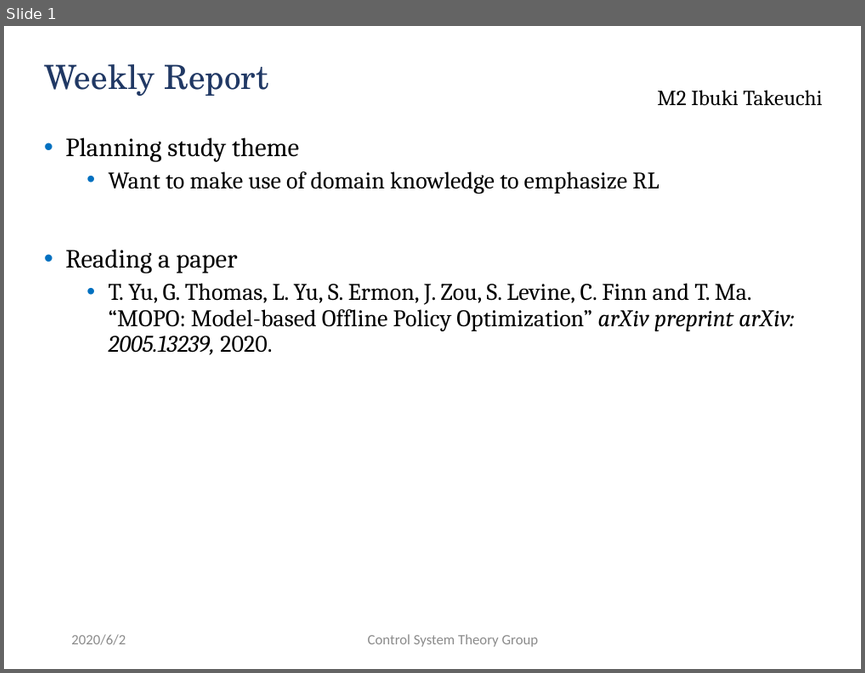
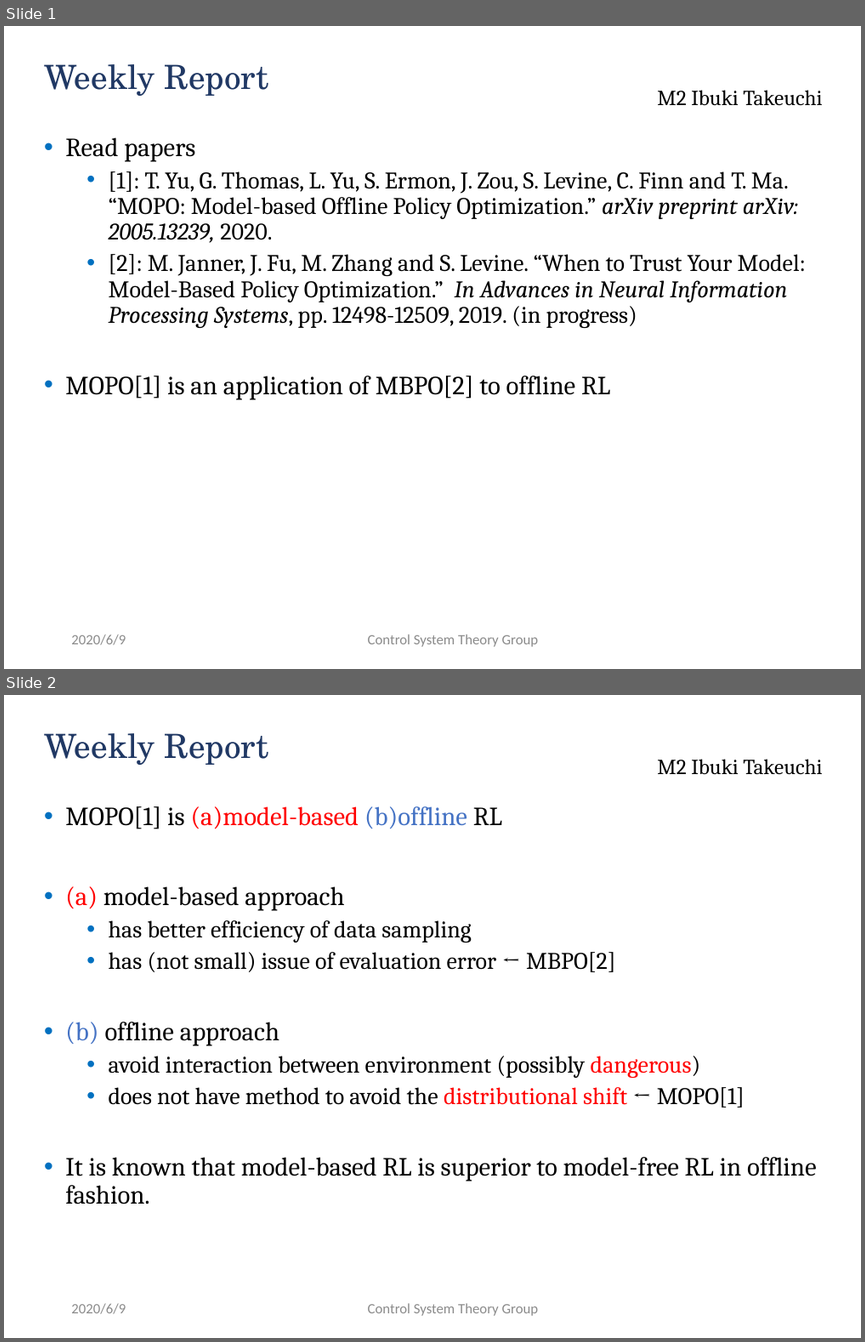
Before and after one commit to ibuki1024/weekly_report, a slide deck: report.pptx. Shown one above the other, each under a label of ours: slide 1 before the commit, slides 1 and 2 after it. The pictures are 865x673 and 865x1342 pixels, drawn with LibreOffice and Linux fonts; fonts in the diff are those of the drawing; background and template pictures are left out. Boxes give left, top, right and bottom in pixels: in the first picture for what was removed or moved away, otherwise in the second. Text is boxed around its words. In the diff, an @@ line names an element or a change of style, - is before the commit and + after.

```diff
--- a/report.pptx
+++ b/report.pptx
@@ slide 2 added at (4, 695, 861, 1338), background #FFFFFF; not listed: 1 template element that a slide beside it also shows @@
@@ title added at (44, 733, 269, 765), 28 pt, text #203864 @@
+Weekly Report
@@ text added at (65, 806, 817, 1204), 20 pt, text #000000 @@
+• MOPO[1] is (a)model-based (b)offline RL
+• (a) model-based approach
+  • has better efficiency of data sampling
+  • has (not small) issue of evaluation error ← MBPO[2]
+• (b) offline approach
+  • avoid interaction between environment (possibly dangerous)
+  • does not have method to avoid the distributional shift ← MOPO[1]
+• It is known that model-based RL is superior to model-free RL in offline fashion.
@@ text added at (71, 1303, 126, 1314), 12 pt, text #8C8C8C @@
+2020/6/9
@@ text added at (368, 1303, 539, 1315), 12 pt, text #8C8C8C @@
+Control System Theory Group
@@ slide 1 changed as well @@
@@ text at (65, 137, 806, 400): text changed @@
-• Planning study theme
-  • Want to make use of domain knowledge to emphasize RL
-• Reading a paper
-  • T. Yu, G. Thomas, L. Yu, S. Ermon, J. Zou, S. Levine, C. Finn and T. Ma. “MOPO: Model-based Offline Policy Optimization” arXiv preprint arXiv: 2005.13239, 2020.
+• Read papers
+  • [1]: T. Yu, G. Thomas, L. Yu, S. Ermon, J. Zou, S. Levine, C. Finn and T. Ma. “MOPO: Model-based Offline Policy Optimization.” arXiv preprint arXiv: 2005.13239, 2020.
+  • [2]: M. Janner, J. Fu, M. Zhang and S. Levine. “When to Trust Your Model: Model-Based Policy Optimization.” In Advances in Neural Information Processing Systems, pp. 12498-12509, 2019. (in progress)
+• MOPO[1] is an application of MBPO[2] to offline RL
@@ text at (71, 634, 126, 645): text changed @@
-2020/6/2
+2020/6/9
```
Also in this commit, not shown: 2 other slides added, 1 other file.
